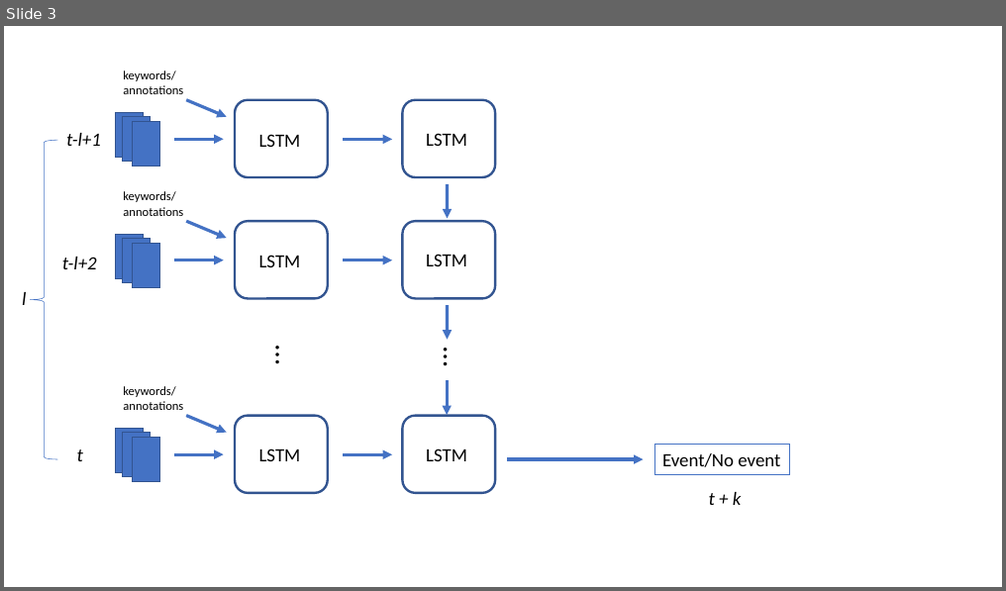
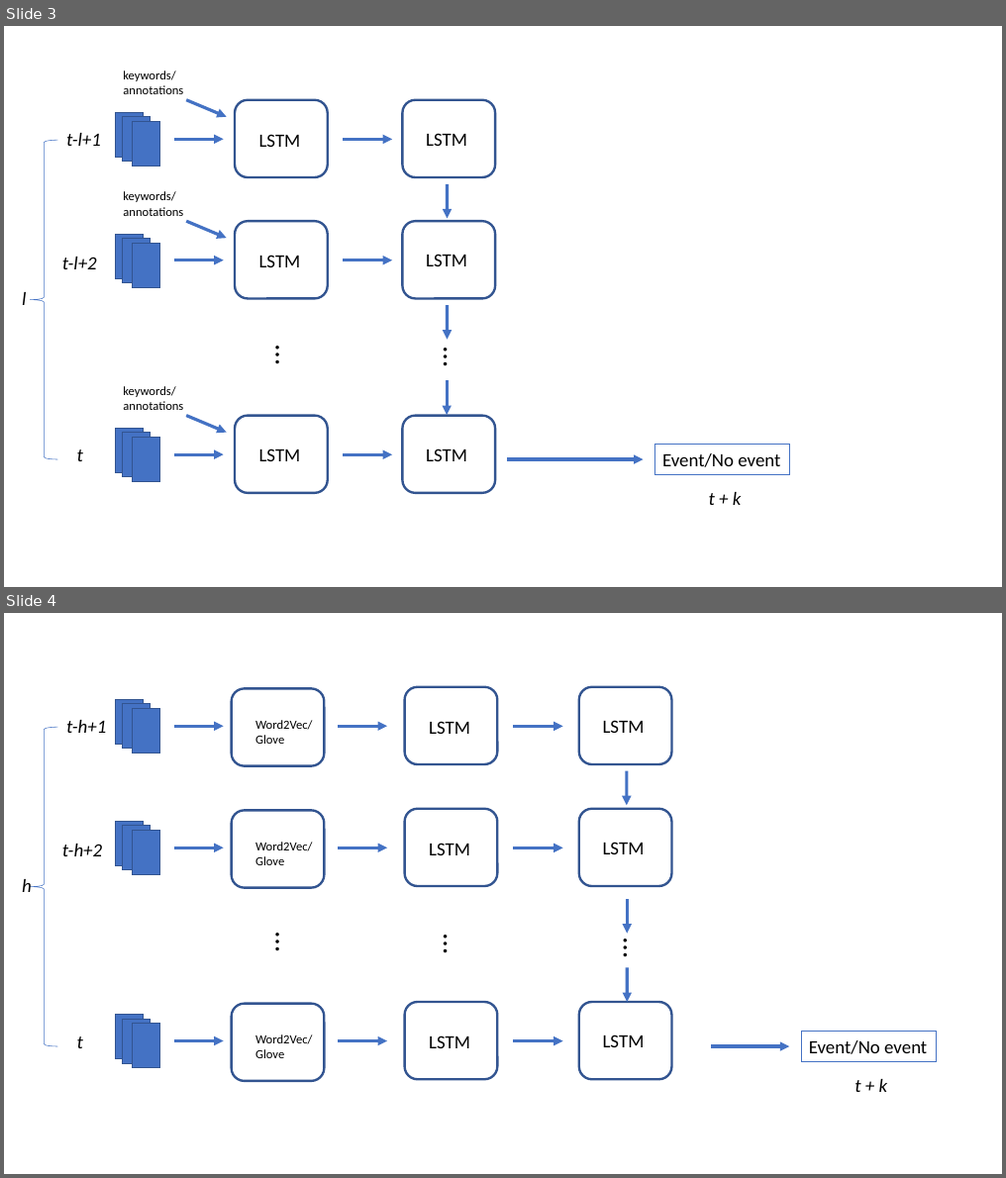
Before and after one commit to tozammel/nested_Multi_Instance_Learning, a slide deck: precursor-identification.pptx. Shown one above the other, each under a label of ours: slide 3 before the commit, slides 3 and 4 after it. The pictures are 1006x591 and 1006x1178 pixels, drawn with LibreOffice and Linux fonts; fonts in the diff are those of the drawing. Boxes give left, top, right and bottom in pixels: in the first picture for what was removed or moved away, otherwise in the second. Text is boxed around its words. In the diff, an @@ line names an element or a change of style, - is before the commit and + after.

```diff
--- a/precursor-identification.pptx
+++ b/precursor-identification.pptx
@@ slide 4 added at (4,613,1002,1174), background #FFFFFF @@
@@ left brace added at (30,727,57,1047), outline #4472C4 0.5 pt @@
@@ text added at (66,720,106,733), 18 pt, text #000000, italic @@
+t-h+1
@@ group added at (116,687,672,766): 3 rectangles, 3 arrows, 3 rounded rectangles, 3 texts @@
+LSTM
+LSTM
+Word2Vec/
+Glove
@@ arrow added from (627, 771) to (627, 805), #4472C4 3 pt @@
@@ text added at (62,844,102,857), 18 pt, text #000000, italic @@
+t-h+2
@@ group added at (116,809,672,888): 3 rectangles, 3 arrows, 3 rounded rectangles, 3 texts @@
+LSTM
+LSTM
+Word2Vec/
+Glove
@@ text added at (22,879,32,892), 18 pt, text #000000, italic @@
+h
@@ arrow added from (627, 899) to (627, 934), #4472C4 3 pt @@
@@ text added at (266,925,309,960), 28 pt, text #000000 @@
+…
@@ text added at (434,927,476,961), 28 pt, text #000000 @@
+…
@@ text added at (614,931,656,965), 28 pt, text #000000 @@
+…
@@ arrow added from (627, 967) to (627, 1002), #4472C4 3 pt @@
@@ text added at (77,1037,83,1049), 18 pt, text #000000, italic @@
+t
@@ group added at (116,1002,672,1081): 3 rectangles, 3 arrows, 3 rounded rectangles, 3 texts @@
+LSTM
+LSTM
+Word2Vec/
+Glove
@@ arrow added from (712, 1047) to (789, 1047), #4472C4 3 pt @@
@@ rectangle added at (801,1032,936,1061), outline #4472C4 0.75 pt, 18 pt, text #000000 @@
+Event/No event
@@ text added at (854,1079,888,1092), 18 pt, text #000000, italic @@
+t + k
```
Also in this commit, not shown: 2 other files.
